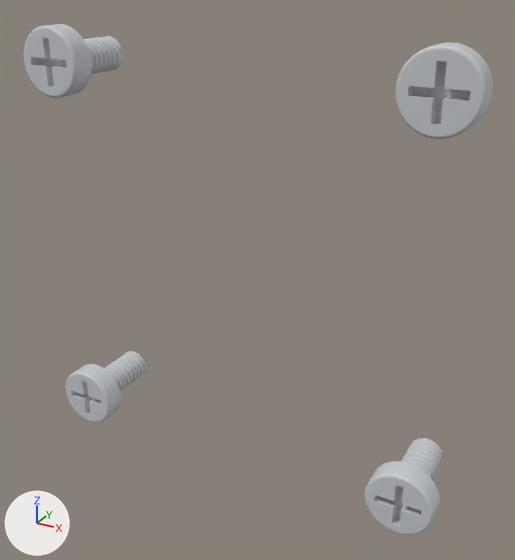
The glTF model mechanical/Circuit_Models/PCB_Fasteners.glb: old version first, new version second.
Camera for both pictures: a 50 mm camera at (18.7, -40.3, 15.5) aimed at (0.8, -7.7, -0.8). Lighting does not change. The marker at lower left points along +X, +Y and +Z. The older version comes first. Vertices at exactly the same position are counted once.

In view in the first picture: 'PCB_Fasteners_0'.
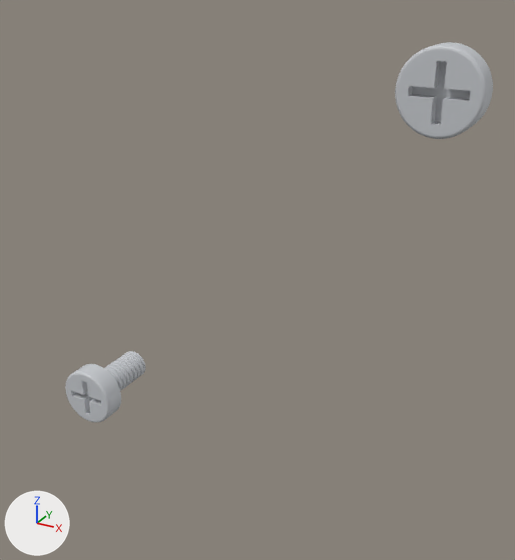
The change in detail:
me_geometry_0 is used by ob_pcb_fasteners_0; location (0.0, 0.0, 0.0).
me_geometry_0 had 22688 vertices, 45360 faces and spanned x -12.6..12.6, y -10.4..-5.1, z -12.6..12.6.
me_geometry_0 now has 11344 vertices, 22680 faces and spans x -12.6..12.6, y -10.4..-5.1, z -12.6..12.6.
me_geometry_0 part 1: the loose piece of 5672 vertices spanning x -12.6..-8.8, y -10.4..-5.1, z 8.8..12.6 is deleted.
me_geometry_0 part 2: the loose piece of 5672 vertices spanning x 8.8..12.6, y -10.4..-5.1, z -12.6..-8.8 is deleted.

Changed parts and their boxes (x1, y1, x2, y2) in the pictures (515 x 560 px):
'PCB_Fasteners_0', reshaped (9% narrower, 26% shorter): before (24, 24, 493, 535); after (65, 42, 493, 422)
part 1 of me_geometry_0, deleted: before (24, 24, 123, 98)
part 2 of me_geometry_0, deleted: before (365, 438, 443, 535)
